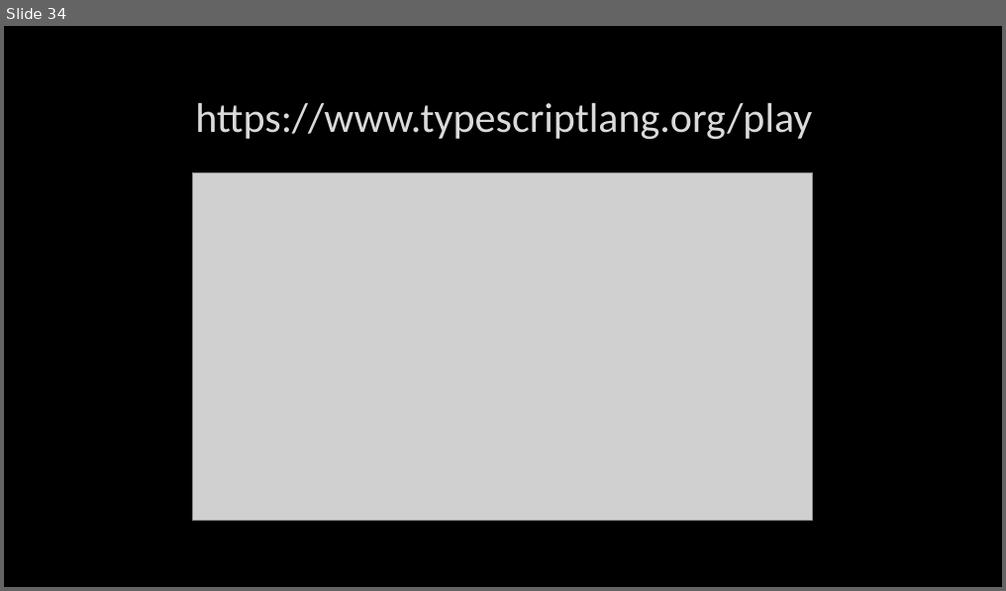
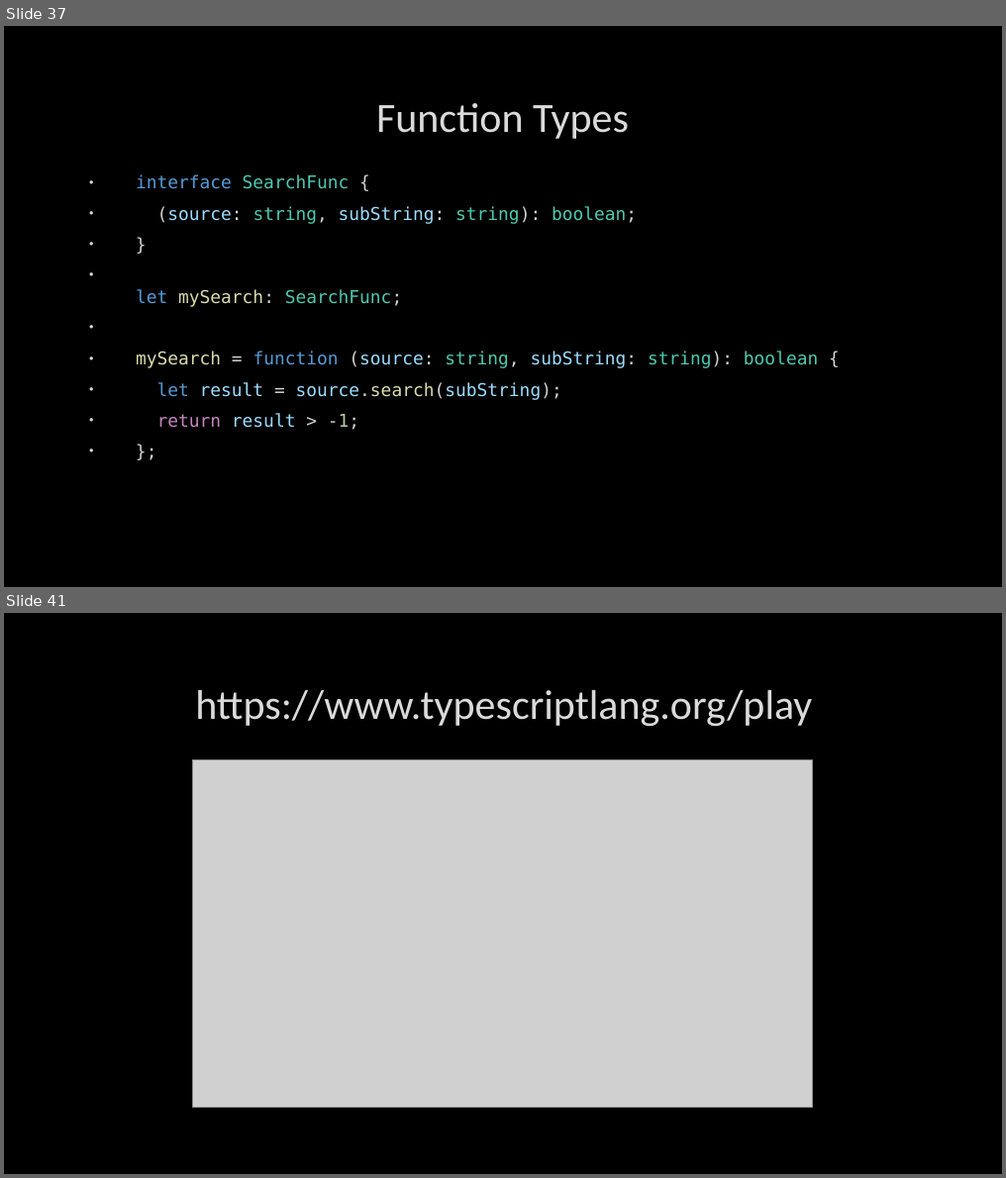
Before and after one commit to PaulaDianaCuc/OOPTraining, a slide deck: OOP JavaScript Training presentation.pptx. Shown one above the other, each under a label of ours: slide 34 before the commit, slides 37 and 41 after it; the slides between them are not shown. The pictures are 1006x591 and 1006x1178 pixels, drawn with LibreOffice and Linux fonts; fonts in the diff are those of the drawing; grey boxes stand for pictures; background and template pictures are left out. Boxes give left, top, right and bottom in pixels: in the first picture for what was removed or moved away, otherwise in the second. Text is boxed around its words. In the diff, an @@ line names an element or a change of style, - is before the commit and + after.

```diff
--- a/OOP JavaScript Training presentation.pptx
+++ b/OOP JavaScript Training presentation.pptx
@@ slide 37 added at (4,26,1002,587), background picture (left out) @@
@@ title added at (376,103,629,139), 40 pt, text #DADADA @@
+Function Types
@@ text added at (136,174,818,430), 17 pt, text #4EC9B0 @@
+• interface SearchFunc {
+• (source: string, subString: string): boolean;
+• }
+• let mySearch: SearchFunc;
+• mySearch = function (source: string, subString: string): boolean {
+• let result = source.search(subString);
+• return result > -1;
+• };
@@ what was slide 34 is now slide 41 @@
```
Also in this commit, not shown: 1 slide changed, 12 other slides added, 6 slides removed.
